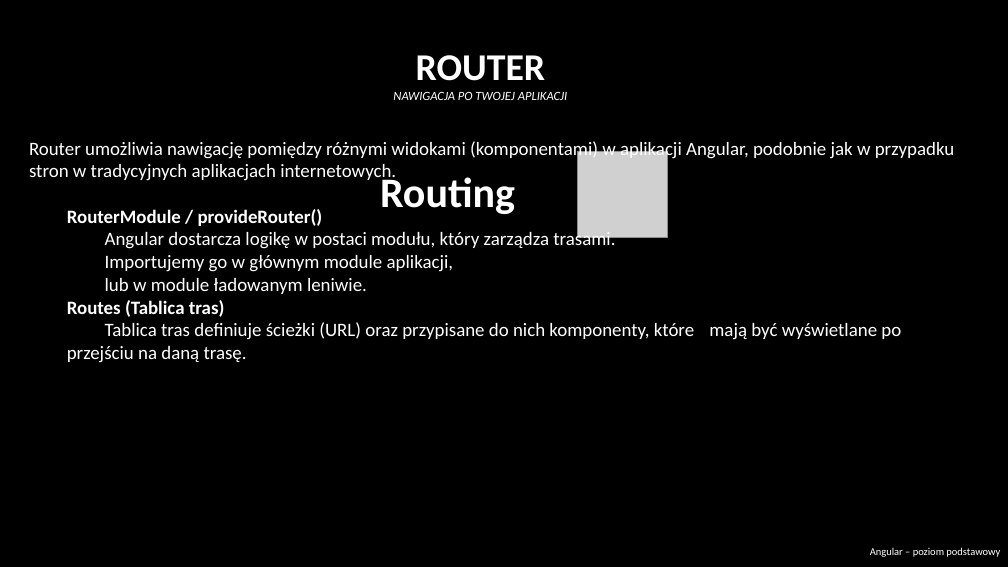
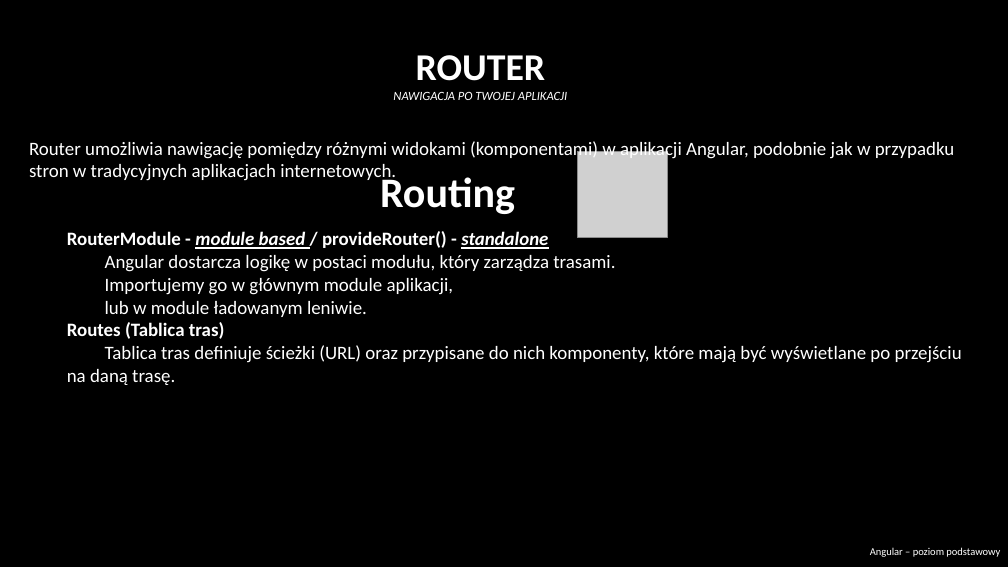
Before and after one commit to Fraszczak/angular-course, a slide deck: slide 12 of prezentacja/Angular beginner.pptx. Drawn at 1008x567 pixels with LibreOffice and Linux fonts; fonts in the diff are those of the drawing; grey boxes stand for pictures; background and template pictures are left out. Boxes give left, top, right and bottom in pixels: in the first picture for what was removed or moved away, otherwise in the second. Text is boxed around its words. In the diff, an @@ line names an element or a change of style, - is before the commit and + after.

Commit message:
pptx

```diff
--- a/prezentacja/Angular beginner.pptx
+++ b/prezentacja/Angular beginner.pptx
@@ text at (67, 231, 615, 317): text changed @@
-  RouterModule / provideRouter()
-  Angular dostarcza logikę w postaci modułu, który zarządza trasami.
-  Importujemy go w głównym module aplikacji,
-  lub w module ładowanym leniwie.
+  RouterModule - module based / provideRouter() - standalone
+  Angular dostarcza logikę w postaci modułu, który zarządza trasami.
+  Importujemy go w głównym module aplikacji,
+  lub w module ładowanym leniwie.
```
Also in this commit, not shown: 1 other slide changed, 1 slide added.
